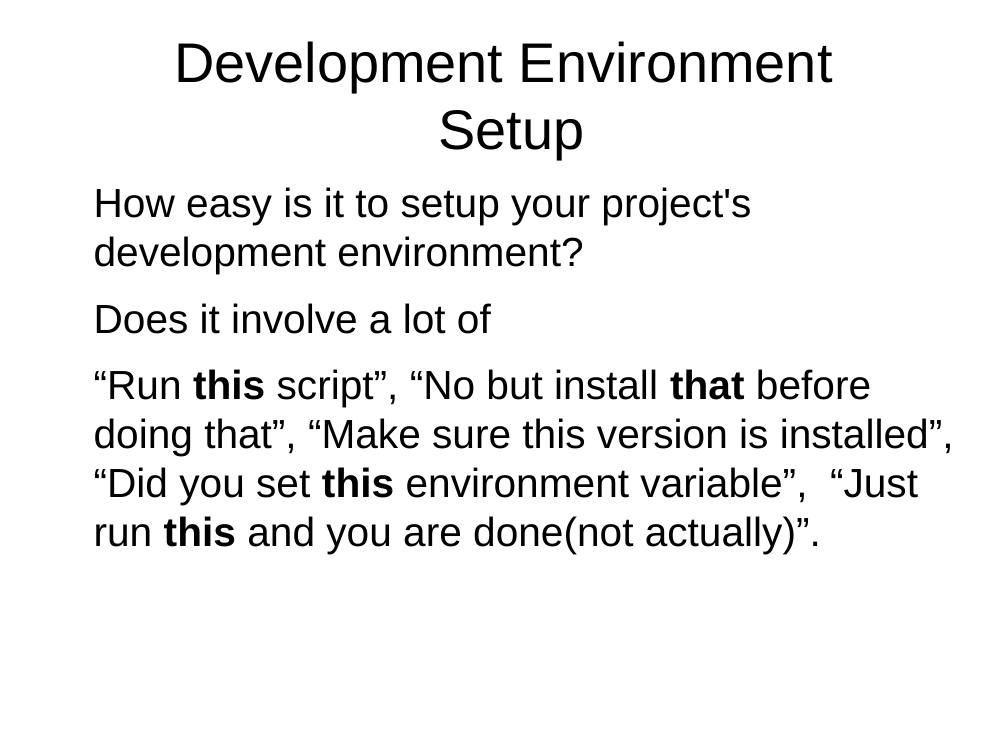
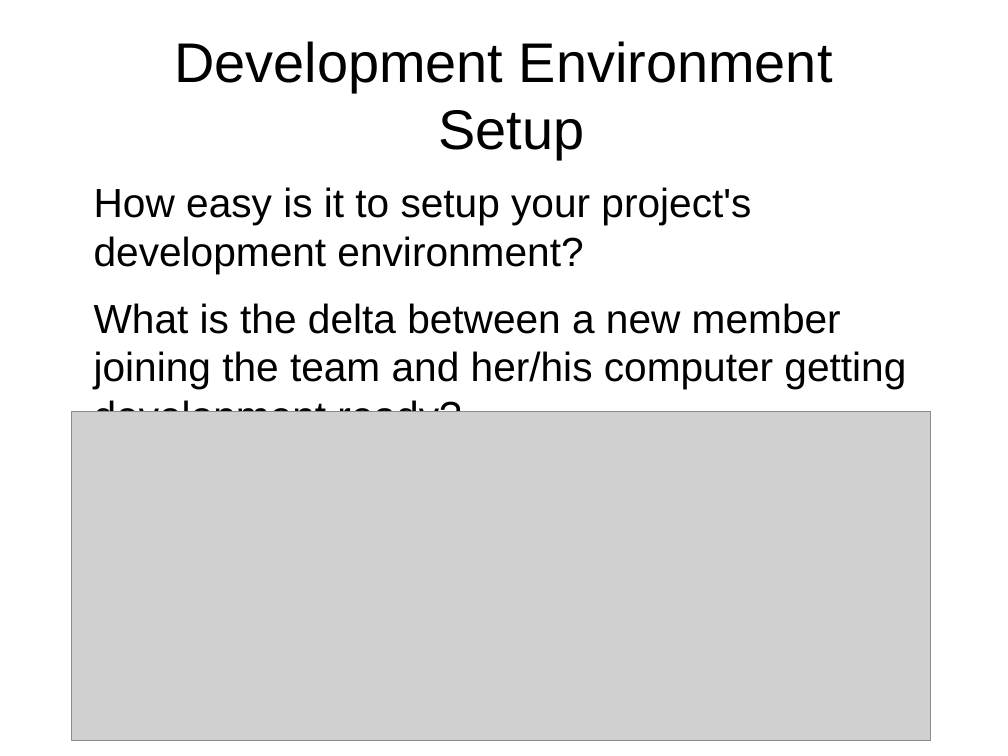
Before and after one commit to mihirk/presentation, a slide deck: slide 3 of kidding_me.odp. Drawn at 1008x756 pixels with LibreOffice and Linux fonts; fonts in the diff are those of the drawing; grey boxes stand for pictures. Boxes give left, top, right and bottom in pixels: in the first picture for what was removed or moved away, otherwise in the second. Text is boxed around its words. In the diff, an @@ line names an element or a change of style, - is before the commit and + after.

Commit message:
added devbox setup problems comic

```diff
--- a/kidding_me.odp
+++ b/kidding_me.odp
@@ text at (x1=94, y1=303, x2=906, y2=412): text changed @@
-Does it involve a lot of
-“Run this script”, “No but install that before doing that”, “Make sure this version is installed”, “Did you set this environment variable”, “Just run this and you are done(not actually)”.
+What is the delta between a new member joining the team and her/his computer getting development ready?
@@ picture added at (x1=71, y1=412, x2=931, y2=741) @@
```
Also in this commit, not shown: 2 other slides changed.
